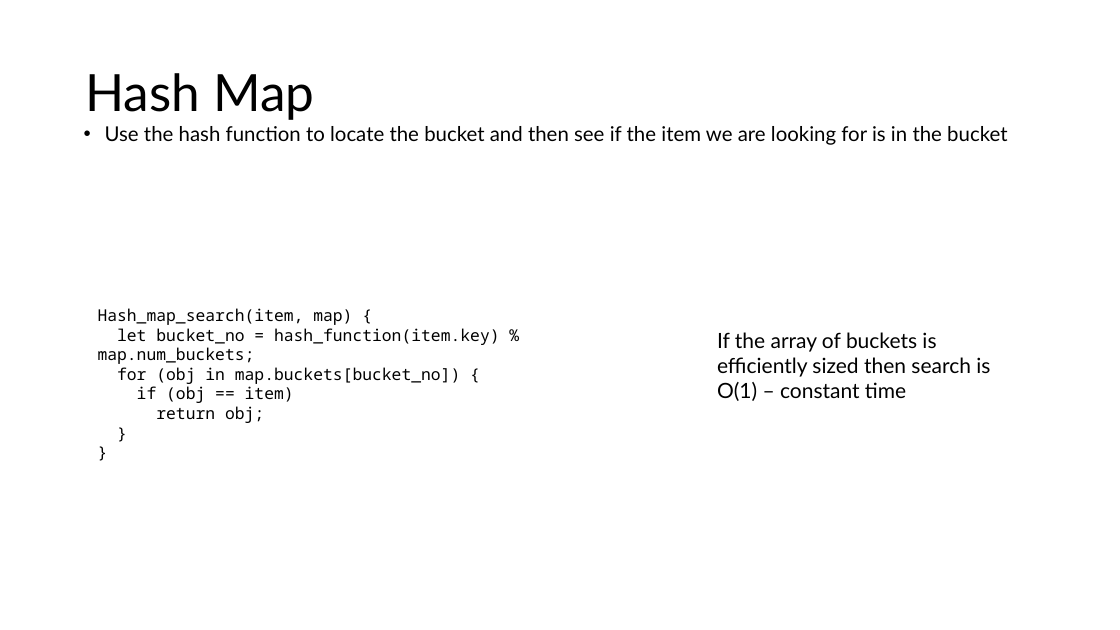
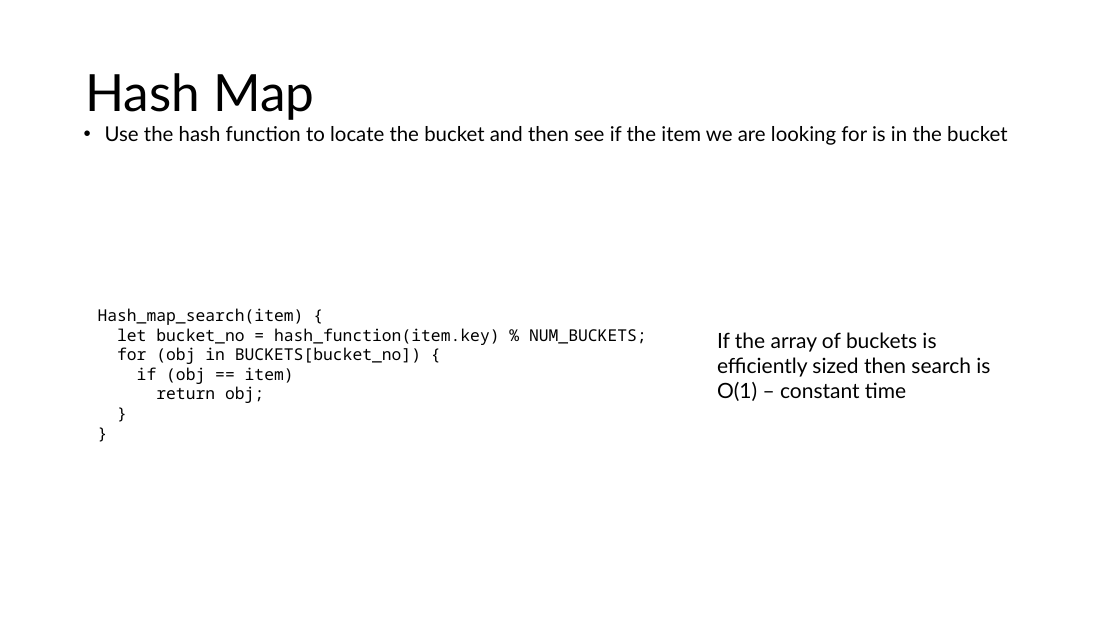
Before and after one commit to wai-t/CompSci, a slide deck: slide 32 of ComputerScience/Data_structures/Data Structures.pptx. Drawn at 1120x630 pixels with LibreOffice and Linux fonts; fonts in the diff are those of the drawing. Boxes give left, top, right and bottom in pixels: in the first picture for what was removed or moved away, otherwise in the second. Text is boxed around its words. In the diff, an @@ line names an element or a change of style, - is before the commit and + after.

```diff
--- a/ComputerScience/Data_structures/Data Structures.pptx
+++ b/ComputerScience/Data_structures/Data Structures.pptx
@@ text at (98, 308, 647, 364): text changed @@
-Hash_map_search(item, map) {
-let bucket_no = hash_function(item.key) % map.num_buckets;
-for (obj in map.buckets[bucket_no]) {
+Hash_map_search(item) {
+let bucket_no = hash_function(item.key) % NUM_BUCKETS;
+for (obj in BUCKETS[bucket_no]) {
```
Also in this commit, not shown: 12 other slides changed.
